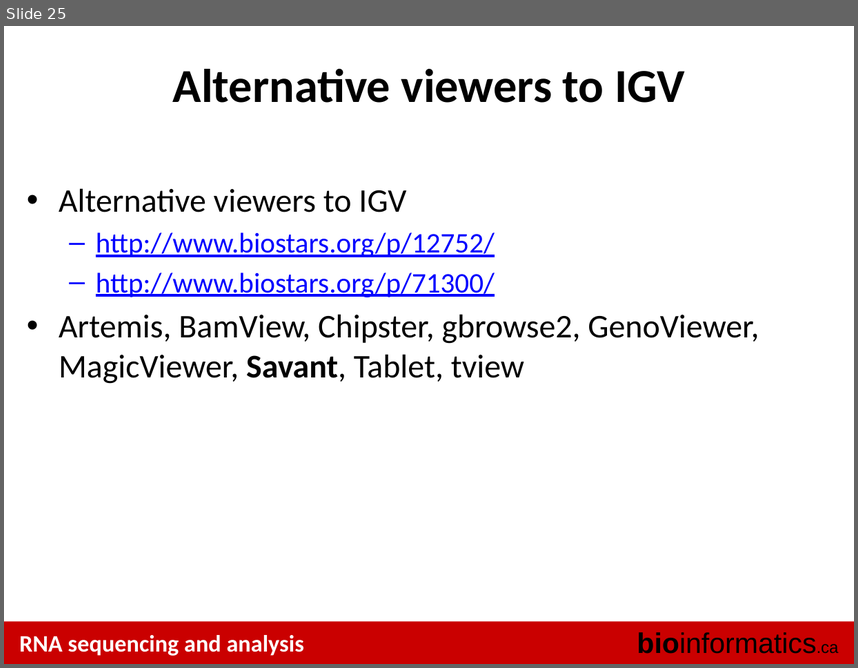
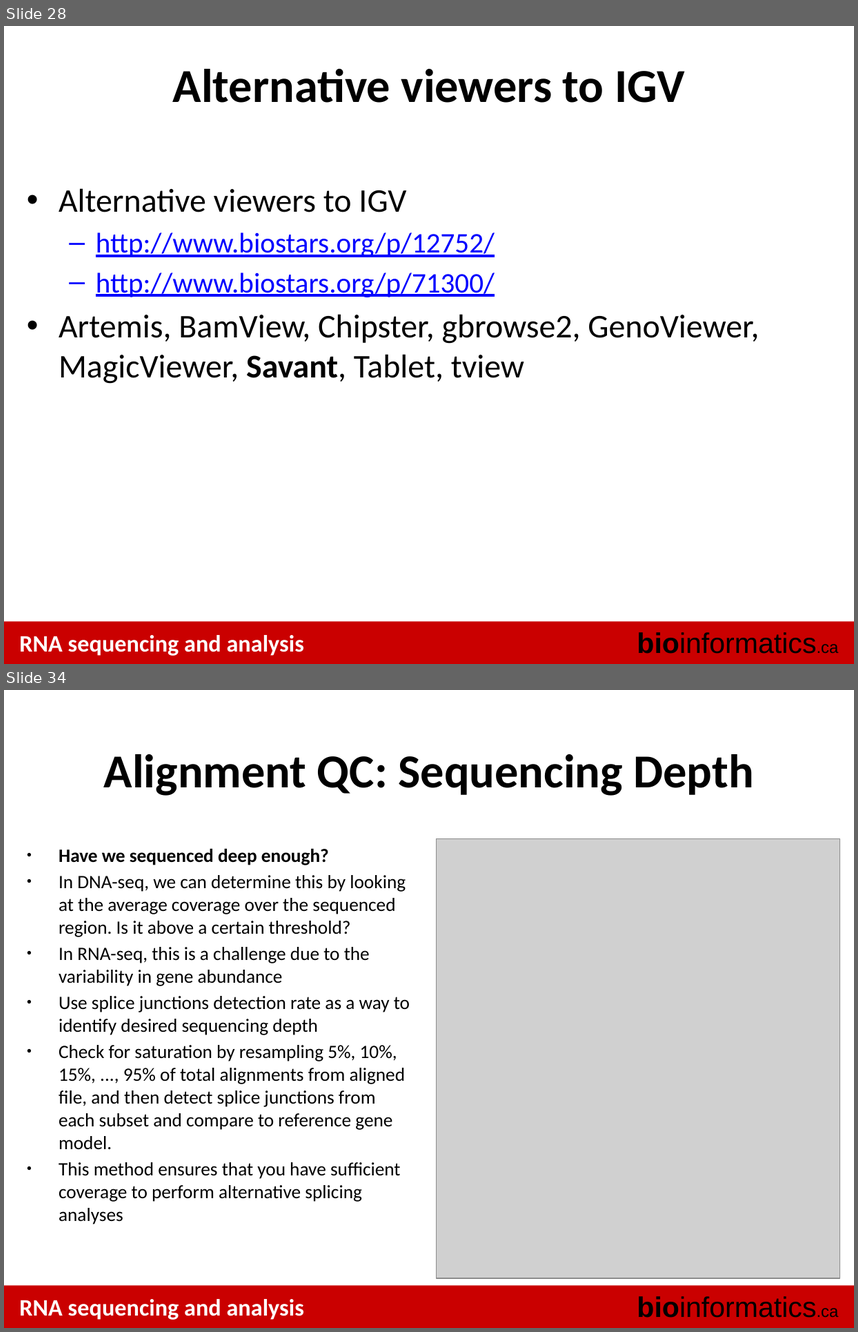
Before and after one commit to griffithlab/rnaseq_tutorial_wiki, a slide deck: LectureFiles/cbw-cshl-nygc/2015/RNASeq_Module2_Lecture.pptx. Shown one above the other, each under a label of ours: slide 25 before the commit, slides 28 and 34 after it; the slides between them are not shown. The pictures are 858x668 and 858x1332 pixels, drawn with LibreOffice and Linux fonts; fonts in the diff are those of the drawing; grey boxes stand for pictures. Boxes give left, top, right and bottom in pixels: in the first picture for what was removed or moved away, otherwise in the second. Text is boxed around its words. In the diff, an @@ line names an element or a change of style, - is before the commit and + after.

```diff
--- a/LectureFiles/cbw-cshl-nygc/2015/RNASeq_Module2_Lecture.pptx
+++ b/LectureFiles/cbw-cshl-nygc/2015/RNASeq_Module2_Lecture.pptx
@@ slide 34 added at (4, 690, 854, 1328), background #FFFFFF; not listed: 3 template elements that a slide beside it also shows @@
@@ title added at (104, 754, 753, 796), 40 pt, text #000000, bold @@
+Alignment QC: Sequencing Depth
@@ text added at (59, 848, 410, 1224), 16 pt, text #000000 @@
+● Have we sequenced deep enough?
+● In DNA-seq, we can determine this by looking at the average coverage over the sequenced region. Is it above a certain threshold?
+● In RNA-seq, this is a challenge due to the variability in gene abundance
+● Use splice junctions detection rate as a way to identify desired sequencing depth
+● Check for saturation by resampling 5%, 10%, 15%, ..., 95% of total alignments from aligned file, and then detect splice junctions from each subset and compare to reference gene model.
+● This method ensures that you have sufficient coverage to perform alternative splicing analyses
@@ picture added at (436, 839, 840, 1279) @@
@@ what was slide 25 is now slide 28 @@
```
Also in this commit, not shown: 2 slides changed, 11 other slides added.
